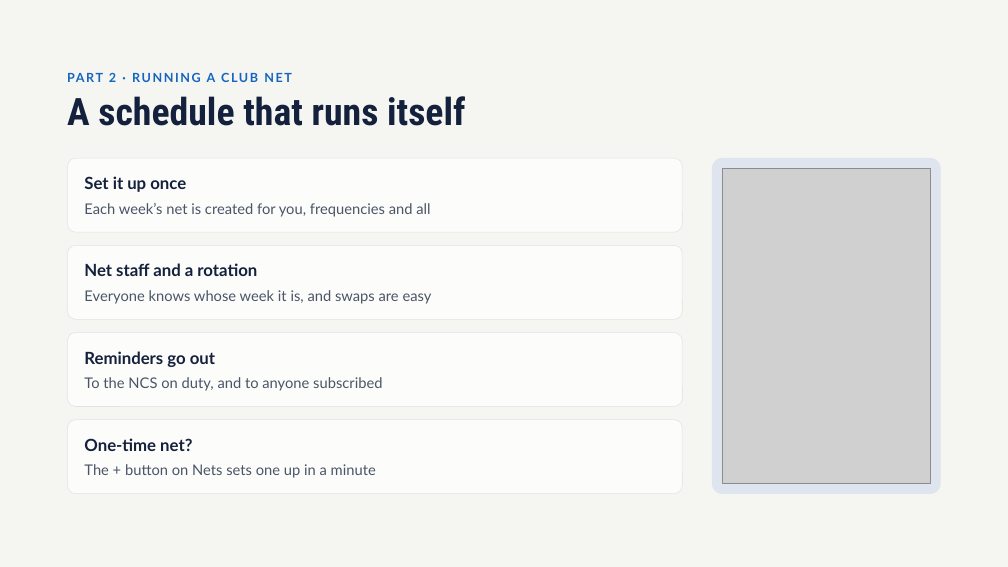
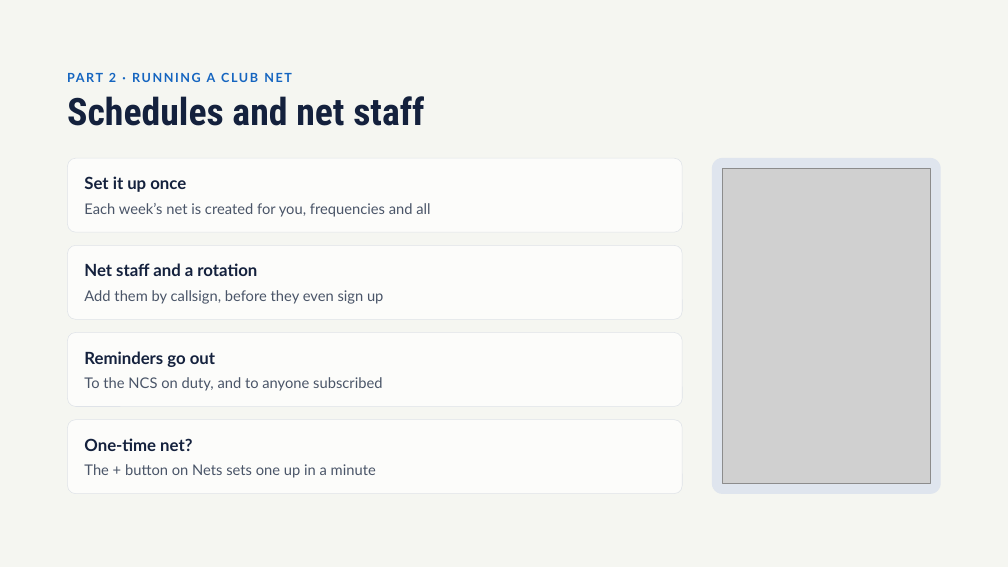
Before and after one commit to bradbrownjr/ectlogger, a slide deck: slide 13 of docs/training/decks/wssm-2026-11-12/ECTLogger_WSSM_Presentation.pptx. Drawn at 1008x567 pixels with LibreOffice and Linux fonts; fonts in the diff are those of the drawing; grey boxes stand for pictures. Boxes give left, top, right and bottom in pixels: in the first picture for what was removed or moved away, otherwise in the second. Text is boxed around its words. In the diff, an @@ line names an element or a change of style, - is before the commit and + after.

```diff
--- a/docs/training/decks/wssm-2026-11-12/ECTLogger_WSSM_Presentation.pptx
+++ b/docs/training/decks/wssm-2026-11-12/ECTLogger_WSSM_Presentation.pptx
@@ title at [67,96,424,126]: text changed @@
-A schedule that runs itself
+Schedules and net staff
@@ text at [84,290,383,304]: text changed @@
-Everyone knows whose week it is, and swaps are easy
+Add them by callsign, before they even sign up
```
Also in this commit, not shown: 6 other slides changed, 4 slides added, 18 other files.
